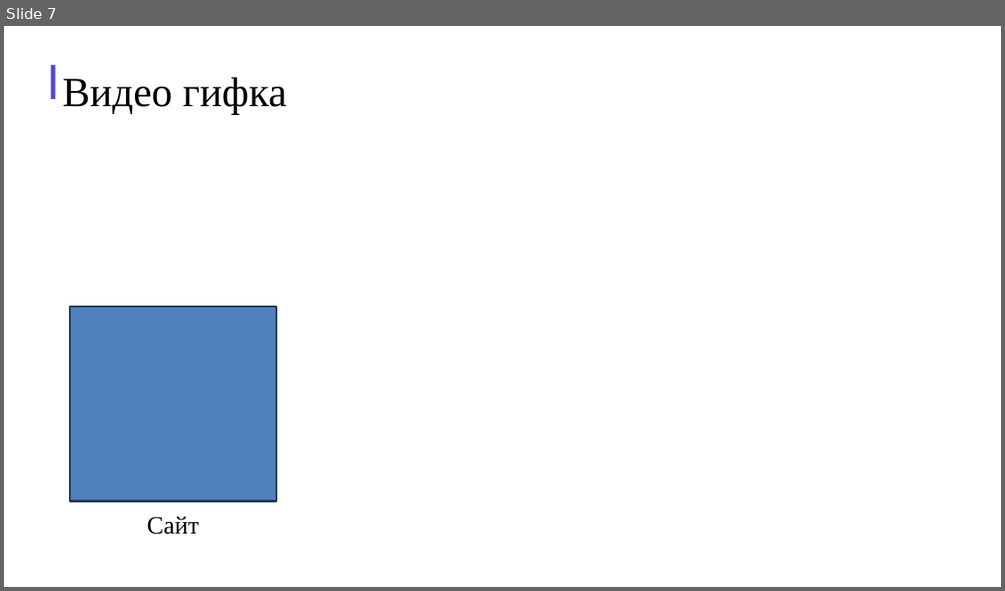
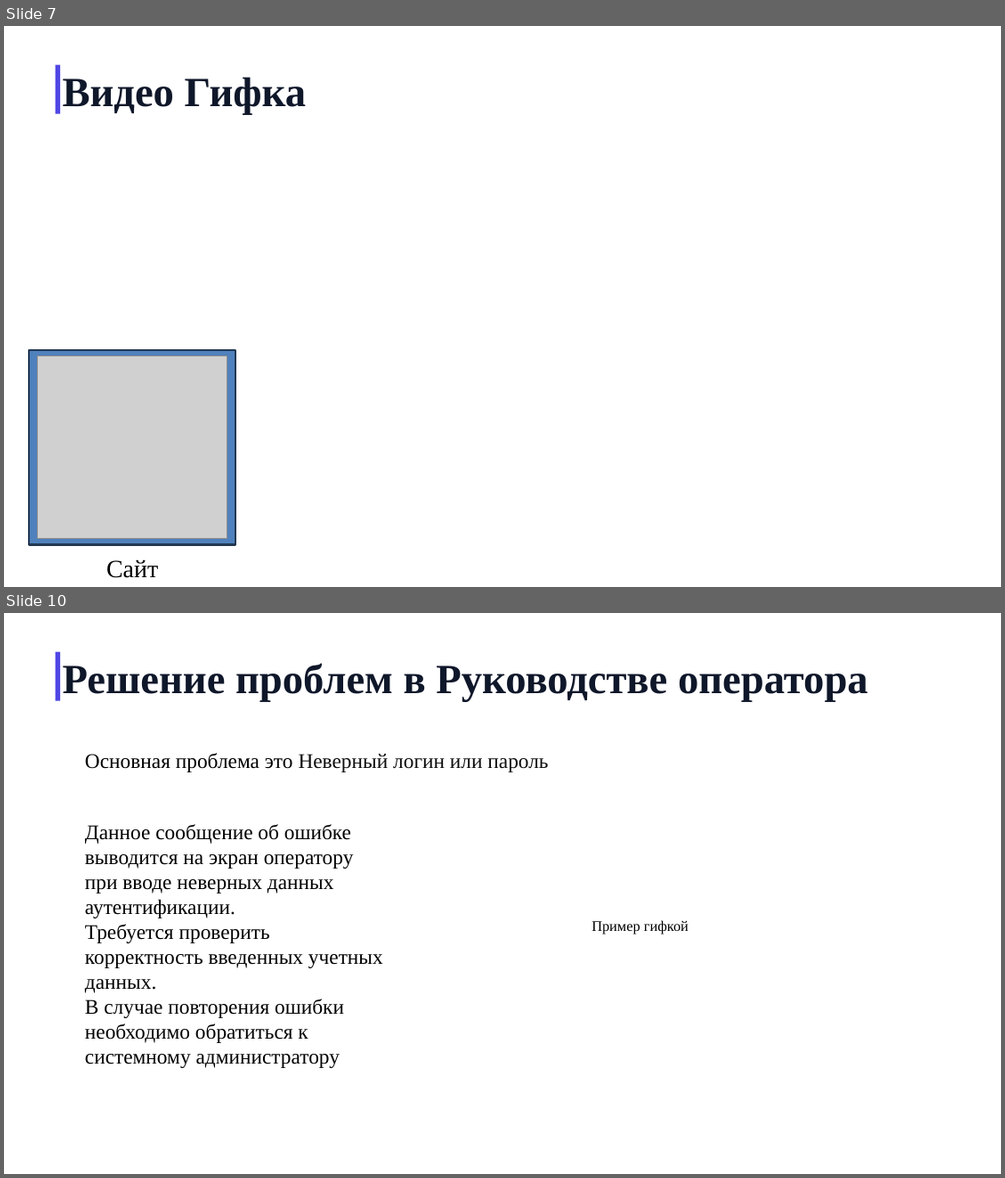
Before and after one commit to KOngfrost/BankBankBank, a slide deck: GosBank.pptx. Shown one above the other, each under a label of ours: slide 7 before the commit, slides 7 and 10 after it; the slides between them are not shown. The pictures are 1005x591 and 1005x1178 pixels, drawn with LibreOffice and Linux fonts; fonts in the diff are those of the drawing; grey boxes stand for pictures; background and template pictures are left out. Boxes give left, top, right and bottom in pixels: in the first picture for what was removed or moved away, otherwise in the second. Text is boxed around its words. In the diff, an @@ line names an element or a change of style, - is before the commit and + after.

```diff
--- a/GosBank.pptx
+++ b/GosBank.pptx
@@ slide 10 added at <box>4,613,1001,1174</box>, background picture (left out) @@
@@ rectangle added at <box>56,652,61,700</box>, fill #4F46E5 @@
@@ text added at <box>63,663,868,702</box>, 40 pt, text #0F172A, bold @@
+Решение проблем в Руководстве оператора
@@ text added at <box>85,753,548,772</box>, 20 pt, text #0D0D0D @@
+Основная проблема это Неверный логин или пароль
@@ text added at <box>85,824,383,1068</box>, 20 pt, text #000000 @@
+Данное сообщение об ошибке выводится на экран оператору при вводе неверных данных аутентификации.
+Требуется проверить корректность введенных учетных данных.
+В случае повторения ошибки необходимо обратиться к системному администратору
@@ text added at <box>591,920,688,934</box>, 14 pt, text #000000 @@
+Пример гифкой
@@ slide 7 changed as well @@
@@ rectangle: place and size @@
-rectangle at <box>50,65,55,99</box>
+rectangle at <box>56,65,61,113</box>
@@ text at <box>63,77,306,115</box>: text changed; text colour #000000 to #0F172A; bold on @@
-Видео гифка
+Видео Гифка
@@ rectangle: place and size @@
-rectangle at <box>70,306,276,501</box>
+rectangle at <box>30,350,235,544</box>
@@ picture added at <box>38,356,227,539</box> @@
@@ text "Сайт": place and size @@
-text "Сайт" at <box>147,516,199,534</box>
+text "Сайт" at <box>106,559,158,578</box>
```
Also in this commit, not shown: 11 other slides changed, 3 other slides added, 4 slides removed, 4 other files.
